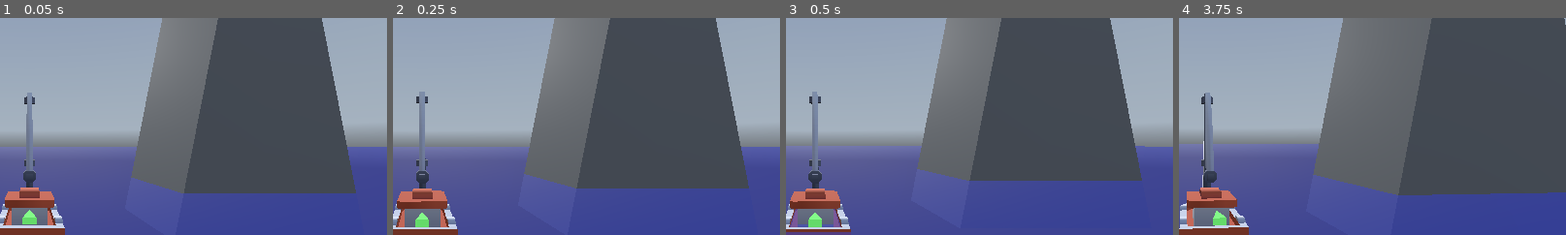
Above: before the commit, frames 1-4 (left to right).
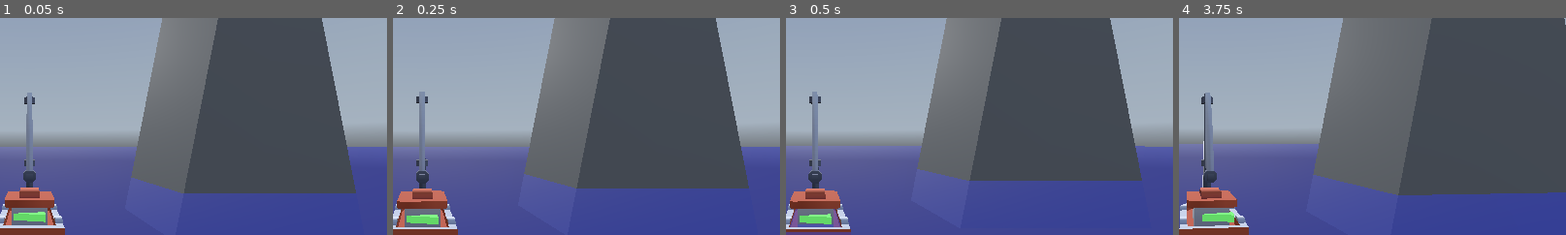
Above: after the commit, the same moments.

Repository: josephshell/UnnamedSailingGame
Game: Godot game, scene res://scenes/Main.tscn
The game is run twice, just before and just after one commit, with the same random seed, the same clock (stepped at 60 frames per second) and the same inputs. A sky picture missing from this copy of the repository is replaced by a grey-blue gradient.
Inputs (mouse positions are % of the whole screen's width and height, from its top left):
- Up to frame 1 (0.05 s): no input
- Up to frame 2 (0.25 s): no input
- Up to frame 3 (0.5 s): no input
- Up to frame 4 (3.75 s): move the mouse to (55, 50) at 0.52 s; hold E (interact) 0.53-1.28 s; hold W (move_forward) from 0.53 s (still down); tap Space (jump) at 0.77, 1.52, 3.02 s; move the mouse to (45, 50) at 1.27 s; tap E (interact) at 1.35, 2.85 s; move the mouse to (52, 48) at 2.02 s; hold E (interact) 2.03-2.78 s; move the mouse to (49, 52) at 2.77 s; move the mouse to (57, 51) at 3.52 s; hold E (interact) from 3.53 s (still down)
The pictures show only the part of the screen within x 46-96%, y 21-71%; the shares and areas given below are measured in that part.

The runs differ from the first frame. In frame 1, 0.3% of the frame differs, in the area x 3-12%, y 88-96%; in frame 2, 0.3%; in frame 3, 0.3%; in frame 4, 0.3%, in the area x 6-15%, y 88-96%.

Commit message:
Added wind indicator to all boats and created a wind manager

Diff:
--- a/scenes/Main.tscn
+++ b/scenes/Main.tscn
@@ -2,6 +2,7 @@
 
 [ext_resource type="Script" uid="uid://dubgq6gn5irln" path="res://scenes/main.gd" id="1_fp6jq"]
 [ext_resource type="Script" uid="uid://dffadmx7nqmsr" path="res://scripts/input_component.gd" id="2_jlsqs"]
+[ext_resource type="Script" uid="uid://bgsrnhpodejvd" path="res://scenes/wind/wind_manager.gd" id="2_mwfav"]
 [ext_resource type="Script" uid="uid://dbhhm8bhtqptl" path="res://scenes/trade/trade_inventory.gd" id="3_rcedf"]
 [ext_resource type="Script" uid="uid://qansd3eut74p" path="res://scenes/player/camera_controller.gd" id="4_bl3fu"]
 [ext_resource type="PackedScene" uid="uid://c4xlp33se5b2j" path="res://scenes/trade/trading_post/trading_post.tscn" id="4_qawyw"]
@@ -42,6 +43,11 @@
 
 [node name="Main" type="Node3D" unique_id=51395407]
 script = ExtResource("1_fp6jq")
+
+[node name="WindManager" type="Node" parent="." unique_id=1755390310]
+unique_name_in_owner = true
+script = ExtResource("2_mwfav")
+metadata/_custom_type_script = "uid://bgsrnhpodejvd"
 
 [node name="InputComponent" type="Node" parent="." unique_id=197509964]
 script = ExtResource("2_jlsqs")
--- a/scenes/boat/boat.gd
+++ b/scenes/boat/boat.gd
@@ -4,6 +4,7 @@
 @export var water_drag: float = 0.05
 @export var water_angular_drag: float = 0.05
 @export var movement_characteristics: MovementCharacteristics
+@export var wind_indicator: WindIndicator
 
 @onready var sense_area = %SenseArea
 
--- a/scenes/boat/boat.tscn
+++ b/scenes/boat/boat.tscn
@@ -5,6 +5,7 @@
 [ext_resource type="Script" uid="uid://ej7dgddrftdw" path="res://scenes/float/buoy.gd" id="3_fjqcs"]
 [ext_resource type="PackedScene" uid="uid://y06tx66edpwx" path="res://Assets/boat/ship-large.fbx" id="4_1mvpx"]
 [ext_resource type="Script" uid="uid://n0d4t1f6ey7k" path="res://scenes/boat/movement_characteristics.gd" id="5_dr53j"]
+[ext_resource type="PackedScene" uid="uid://b7xeh8oltohc7" path="res://scenes/wind_indicator/wind_indicator.tscn" id="6_ewwb0"]
 
 [sub_resource type="BoxShape3D" id="BoxShape3D_7boo4"]
 size = Vector3(8.72583, 1, 15.212761)
@@ -30,12 +31,13 @@
 [sub_resource type="SphereShape3D" id="SphereShape3D_wqivs"]
 radius = 15.0
 
-[node name="Boat" type="RigidBody3D" unique_id=652707839 node_paths=PackedStringArray("movement_characteristics")]
+[node name="Boat" type="RigidBody3D" unique_id=652707839 node_paths=PackedStringArray("movement_characteristics", "wind_indicator")]
 gravity_scale = 0.0
 center_of_mass_mode = 1
 center_of_mass = Vector3(0, -2, 0)
 script = ExtResource("1_51e06")
 movement_characteristics = NodePath("MovementCharacteristics")
+wind_indicator = NodePath("WindIndicator")
 metadata/_custom_type_script = "uid://bf068gmbjqsqk"
 
 [node name="FloatComponent" type="Node3D" parent="." unique_id=1317879653 node_paths=PackedStringArray("floatable", "buoys")]
@@ -108,3 +110,6 @@
 script = ExtResource("5_dr53j")
 turning_torque = 100.0
 metadata/_custom_type_script = "uid://n0d4t1f6ey7k"
+
+[node name="WindIndicator" parent="." unique_id=1258986131 instance=ExtResource("6_ewwb0")]
+transform = Transform3D(1, 0, 0, 0, 1, 0, 0, 0, 1, 0, 8, -17)
--- a/scenes/boat/boat2.tscn
+++ b/scenes/boat/boat2.tscn
@@ -13,13 +13,16 @@
 [sub_resource type="SphereShape3D" id="SphereShape3D_wqivs"]
 radius = 10.89
 
-[node name="Boat2" type="RigidBody3D" unique_id=652707839 node_paths=PackedStringArray("movement_characteristics")]
+[node name="Boat2" type="RigidBody3D" unique_id=652707839 node_paths=PackedStringArray("movement_characteristics", "wind_indicator")]
 gravity_scale = 0.0
 center_of_mass_mode = 1
 center_of_mass = Vector3(0, -2, 0)
 script = ExtResource("1_6eetj")
 ship_type = 1
+water_drag = null
+water_angular_drag = null
 movement_characteristics = NodePath("MovementCharacteristics")
+wind_indicator = NodePath("WindIndicator")
 metadata/_custom_type_script = "uid://bf068gmbjqsqk"
 
 [node name="FloatComponent" type="Node3D" parent="." unique_id=1317879653 node_paths=PackedStringArray("floatable", "buoys")]
@@ -73,4 +76,5 @@
 metadata/_custom_type_script = "uid://n0d4t1f6ey7k"
 
 [node name="WindIndicator" parent="." unique_id=777268661 instance=ExtResource("6_uou8c")]
+unique_name_in_owner = true
 transform = Transform3D(1, 0, 0, 0, 1.0000051, 0, 0, 0, 1.0000061, -1.4305115e-06, 4.5543337, -8.372297)
--- a/scenes/boat/mega_boat.tscn
+++ b/scenes/boat/mega_boat.tscn
@@ -5,6 +5,7 @@
 [ext_resource type="Script" uid="uid://ej7dgddrftdw" path="res://scenes/float/buoy.gd" id="3_adu7p"]
 [ext_resource type="PackedScene" uid="uid://c0bmgd2dk7xa7" path="res://Assets/mega_boat/mega_boat.fbx" id="4_h7vh6"]
 [ext_resource type="Script" uid="uid://n0d4t1f6ey7k" path="res://scenes/boat/movement_characteristics.gd" id="5_ki3wy"]
+[ext_resource type="PackedScene" uid="uid://b7xeh8oltohc7" path="res://scenes/wind_indicator/wind_indicator.tscn" id="6_cldr0"]
 
 [sub_resource type="BoxShape3D" id="BoxShape3D_7boo4"]
 size = Vector3(10.024231, 1, 30.306364)
@@ -15,12 +16,13 @@
 [sub_resource type="SphereShape3D" id="SphereShape3D_wqivs"]
 radius = 15.0
 
-[node name="Boat" type="RigidBody3D" unique_id=652707839 node_paths=PackedStringArray("movement_characteristics")]
+[node name="Boat" type="RigidBody3D" unique_id=652707839 node_paths=PackedStringArray("movement_characteristics", "wind_indicator")]
 gravity_scale = 0.0
 center_of_mass_mode = 1
 center_of_mass = Vector3(0, -2, 0)
 script = ExtResource("1_h7vh6")
 movement_characteristics = NodePath("MovementCharacteristics")
+wind_indicator = NodePath("WindIndicator")
 metadata/_custom_type_script = "uid://bf068gmbjqsqk"
 
 [node name="FloatComponent" type="Node3D" parent="." unique_id=1317879653 node_paths=PackedStringArray("floatable", "buoys")]
@@ -77,3 +79,6 @@
 script = ExtResource("5_ki3wy")
 turning_torque = 100.0
 metadata/_custom_type_script = "uid://n0d4t1f6ey7k"
+
+[node name="WindIndicator" parent="." unique_id=1258986131 instance=ExtResource("6_cldr0")]
+transform = Transform3D(1, 0, 0, 0, 1, 0, 0, 0, 1, 0, 4.857463, -21.213879)
--- a/scenes/main.gd
+++ b/scenes/main.gd
@@ -18,6 +18,7 @@
 
 @onready var movement_component: MovementComponent = %MovementComponent
 @onready var camera_controller = %CameraController
+@onready var wind_manager: WindManager = %WindManager
 
 var near_shop: TradingPost
 var near_wharf: Wharf
@@ -60,6 +61,7 @@
 	movement_component.configure(new_boat)
 	camera_controller.character = new_boat
 	new_boat.sense_area.add_to_group(PLAYER_GROUP)
+	new_boat.wind_indicator.wind_manager = wind_manager
 	boat = new_boat
 
 func instantiate_boat_from_type(ship_type: Enums.Ships) -> Boat:
--- /dev/null
+++ b/scenes/wind/wind_manager.gd
@@ -0,0 +1,4 @@
+class_name WindManager extends Node
+
+func get_wind_direction(at_global_coordinates: Vector2) -> Vector2:
+	return Vector2.RIGHT
--- a/scenes/wind_indicator/wind_indicator.gd
+++ b/scenes/wind_indicator/wind_indicator.gd
@@ -1,6 +1,11 @@
 @tool
-extends Node3D
+class_name WindIndicator extends Node3D
+
+var wind_manager: WindManager
 
 func _physics_process(delta):
+	if wind_manager:
+		var global_coordinates = Vector2(global_position.x, global_position.z)
+		global_rotation.y = Vector2.UP.angle_to(wind_manager.get_wind_direction(global_coordinates))
 	self.global_rotation.x = 0
 	self.global_rotation.z = 0
--- a/scenes/wind_indicator/wind_indicator.tscn
+++ b/scenes/wind_indicator/wind_indicator.tscn
@@ -12,8 +12,9 @@
 material = SubResource("StandardMaterial3D_ekgag")
 size = Vector3(1, 2.39, 0.52)
 
-[node name="WindIndicator" type="Node3D" unique_id=777268661]
+[node name="WindIndicator" type="Node3D" unique_id=1258986131]
 script = ExtResource("1_4shik")
+metadata/_custom_type_script = "uid://dolqcnfu3jksu"
 
 [node name="WindIndicatorArrow" type="MeshInstance3D" parent="." unique_id=851353291]
 transform = Transform3D(1, 0, 0, 0, -4.371139e-08, -1, 0, 1, -4.371139e-08, 0, 0, 0)
Not shown, added: scenes/wind/wind_manager.gd.uid
